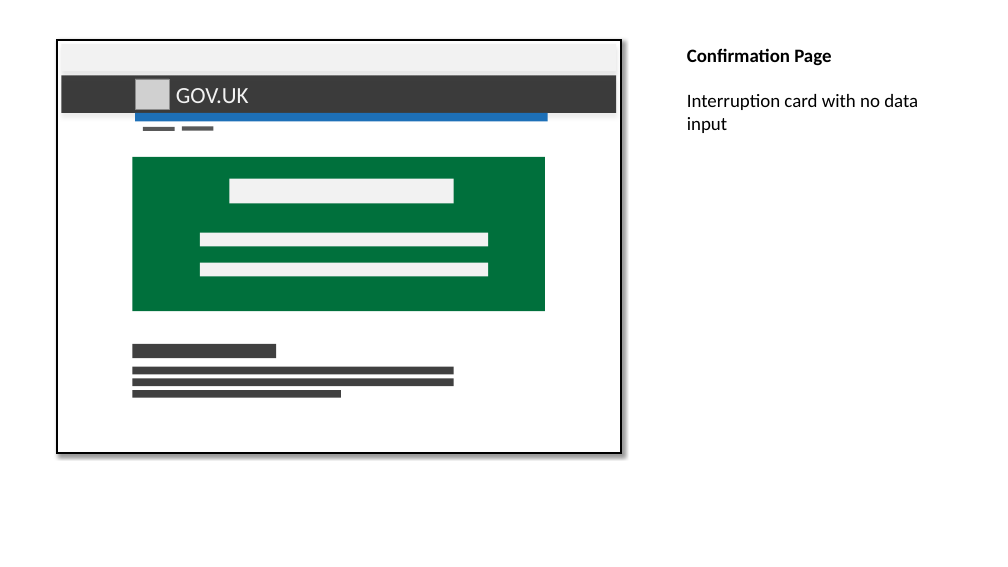
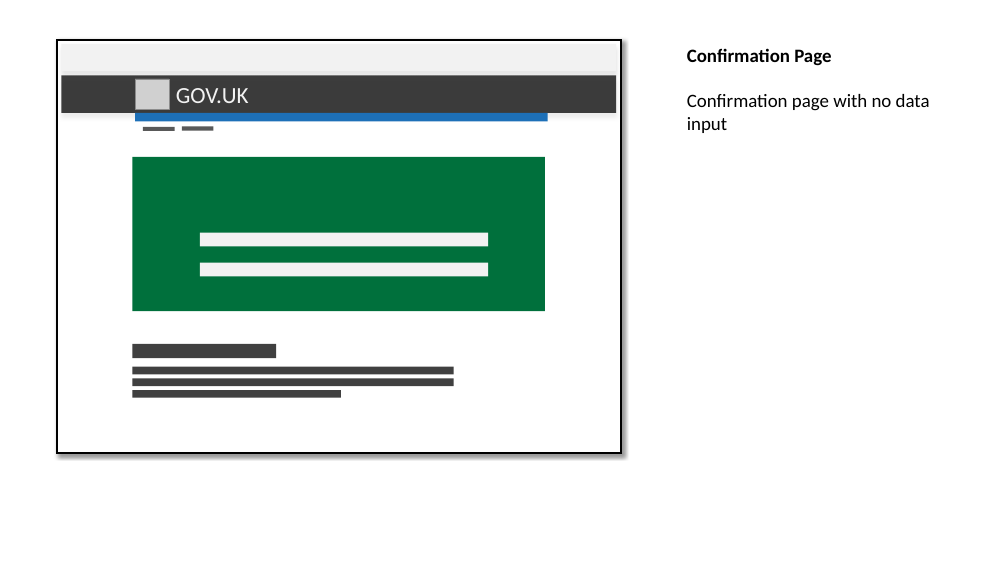
Before and after one commit to Cloud-Awesome/gds-wireframe-stencils, a slide deck: slide 18 of PageIconDesigns.pptx (slide 17 before the commit). Drawn at 1008x567 pixels with LibreOffice and Linux fonts; fonts in the diff are those of the drawing; grey boxes stand for pictures. Boxes give left, top, right and bottom in pixels: in the first picture for what was removed or moved away, otherwise in the second. Text is boxed around its words. In the diff, an @@ line names an element or a change of style, - is before the commit and + after.

```diff
--- a/PageIconDesigns.pptx
+++ b/PageIconDesigns.pptx
@@ text at (x1=687, y1=94, x2=930, y2=133): text changed @@
-Interruption card with no data input
+Confirmation page with no data input
@@ rectangle removed at (x1=229, y1=178, x2=454, y2=203) @@
```
Also in this commit, not shown: 19 other slides changed, 1 slide added, 1 other file.
